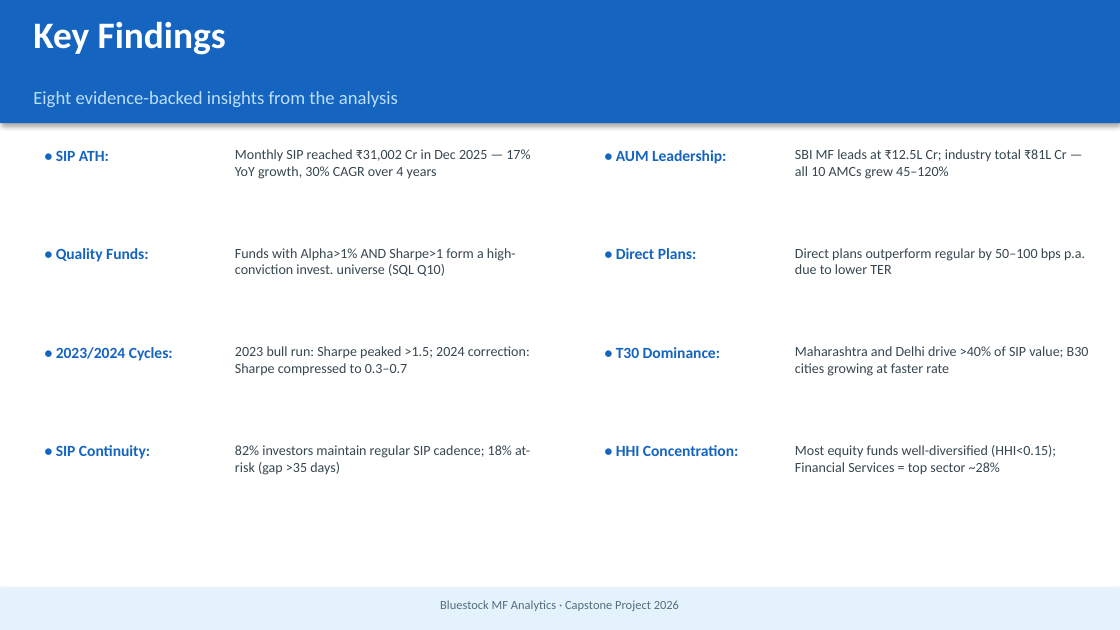
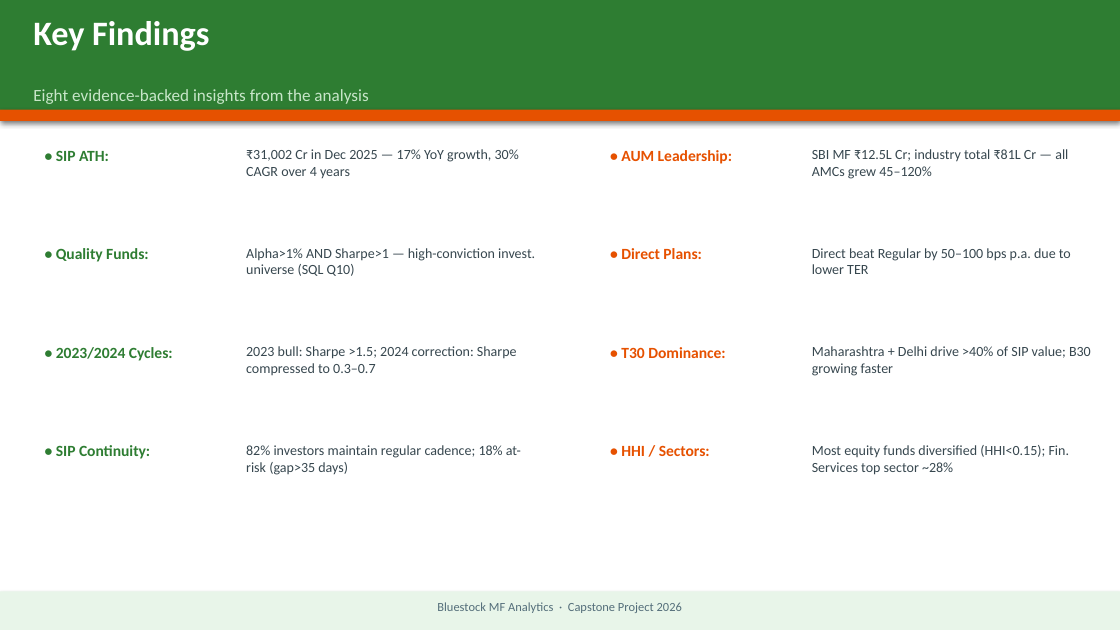
Before and after one commit to HellyPatel-05/MutualFundAnalytics, a slide deck: slide 11 of reports/Bluestock_MF_Presentation.pptx. Drawn at 1120x630 pixels with LibreOffice and Linux fonts; fonts in the diff are those of the drawing. Boxes give left, top, right and bottom in pixels: in the first picture for what was removed or moved away, otherwise in the second. Text is boxed around its words. In the diff, an @@ line names an element or a change of style, - is before the commit and + after.

```diff
--- a/reports/Bluestock_MF_Presentation.pptx
+++ b/reports/Bluestock_MF_Presentation.pptx
@@ rectangle: place and size @@
-rectangle at [0,0,1120,123]
+rectangle at [0,0,1120,118]
@@ rectangle at [0,0,1120,118]: fill #1565C0 to #2E7D32 @@
@@ text "Key Findings" at [33,21,209,51]: size 24 to 22 pt @@
@@ text "Eight evidence-backed insights from the ..." at [33,89,368,104]: size 12 to 11 pt, text colour #BBDEFB to #C8E6C9 @@
@@ rectangle added at [0,110,1120,121], fill #E65100 @@
@@ text at [246,149,519,178]: text changed @@
-Monthly SIP reached ₹31,002 Cr in Dec 2025 — 17% YoY growth, 30% CAGR over 4 years
+₹31,002 Cr in Dec 2025 — 17% YoY growth, 30% CAGR over 4 years
@@ text at [812,149,1068,179]: text changed @@
-SBI MF leads at ₹12.5L Cr; industry total ₹81L Cr — all 10 AMCs grew 45–120%
+SBI MF ₹12.5L Cr; industry total ₹81L Cr — all AMCs grew 45–120%
@@ text at [246,248,535,276]: text changed @@
-Funds with Alpha>1% AND Sharpe>1 form a high-conviction invest. universe (SQL Q10)
+Alpha>1% AND Sharpe>1 — high-conviction invest. universe (SQL Q10)
@@ text at [812,248,1071,274]: text changed @@
-Direct plans outperform regular by 50–100 bps p.a. due to lower TER
+Direct beat Regular by 50–100 bps p.a. due to lower TER
@@ text at [246,346,517,375]: text changed @@
-2023 bull run: Sharpe peaked >1.5; 2024 correction: Sharpe compressed to 0.3–0.7
+2023 bull: Sharpe >1.5; 2024 correction: Sharpe compressed to 0.3–0.7
@@ text colour #1565C0 to #E65100 in 3 elements at [621,150,732,164], [621,248,701,259], [621,347,725,358] @@
@@ text at [812,346,1091,376]: text changed @@
-Maharashtra and Delhi drive >40% of SIP value; B30 cities growing at faster rate
+Maharashtra + Delhi drive >40% of SIP value; B30 growing faster
@@ text colour #1565C0 to #2E7D32 in 4 elements at [56,151,109,161], [56,248,149,262], [56,347,173,361], [56,445,150,459] @@
@@ text at [246,445,521,475]: text changed @@
-82% investors maintain regular SIP cadence; 18% at-risk (gap >35 days)
+82% investors maintain regular cadence; 18% at-risk (gap>35 days)
@@ text at [621,445,710,456]: text changed; text colour #1565C0 to #E65100 @@
-• HHI Concentration:
+• HHI / Sectors:
@@ text at [812,445,1070,475]: text changed @@
-Most equity funds well-diversified (HHI<0.15); Financial Services = top sector ~28%
+Most equity funds diversified (HHI<0.15); Fin. Services top sector ~28%
@@ rectangle at [0,591,1120,630]: fill #E3F2FD to #E8F5E9 @@
```
Also in this commit, not shown: 11 other slides changed, 4 other files.
